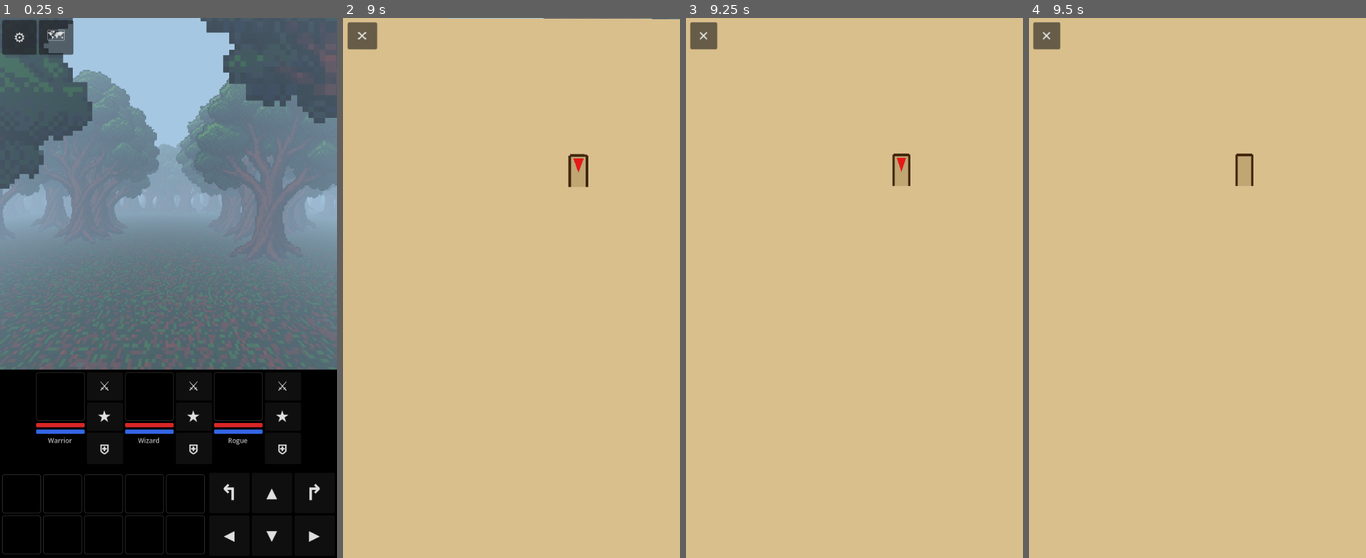
Above: before the commit, frames 1-4 (left to right).
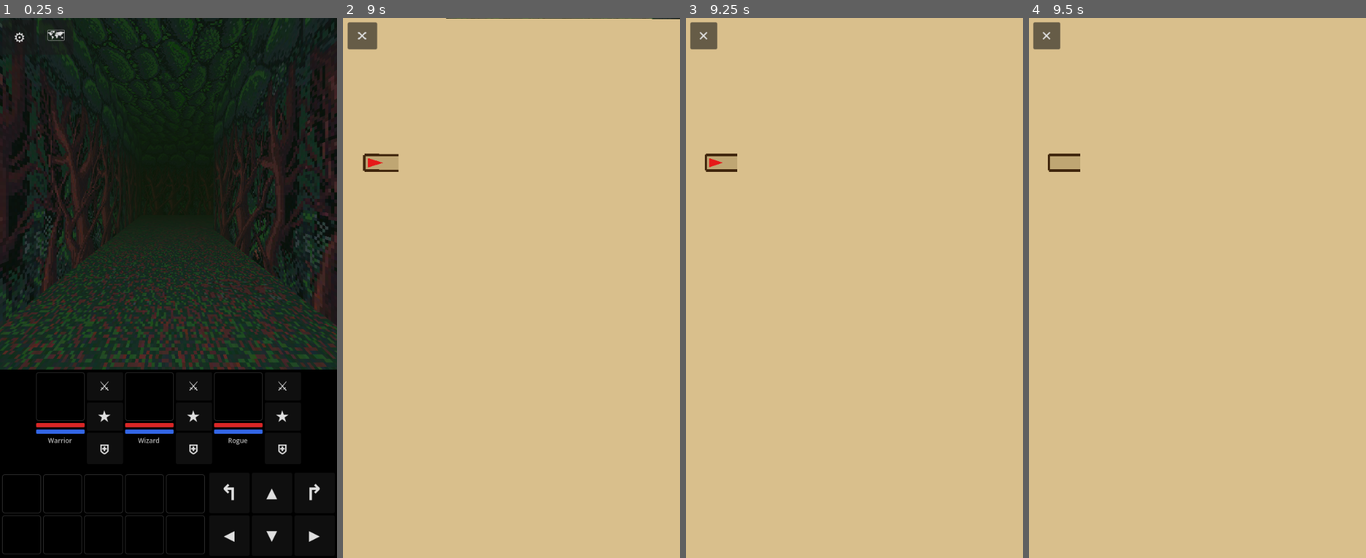
Above: after the commit, the same moments.

Repository: mael-nagot/beyond-the-last-lantern
Game: Godot game, scene res://scenes/game.tscn
Two runs of this game, one before a commit and one after it. Both use one fixed random seed, a clock stepped at 60 frames per second and the inputs below.
Inputs (mouse positions are in pixels of both pictures, inside the frame that each line leads up to):
- Up to frame 1 (0.25 s): no input
- Up to frame 2 (9 s): click (363, 493) at 0.52 s; click (407, 493) at 1.27 s; click (447, 493) at 2.02 s; click (487, 493) at 2.77 s; click (528, 493) at 3.52 s; click (363, 536) at 4.27 s; click (407, 536) at 5.02 s; click (447, 536) at 5.77 s; click (487, 536) at 6.52 s; click (528, 536) at 7.27 s; click "⚙" at 8 s; click "🗺" at 8.75 s
- Up to frame 3 (9.25 s): no input
- Up to frame 4 (9.5 s): no input

The runs differ from the first frame. In frame 1, 65% of the frame differs, in the area x 0-100%, y 0-66%; in frame 2, 0.8%; in frame 3, 0.6%; in frame 4, 0.6%.

Commit message:
Fix editor warnings + Tween-with-no-Tweeners spam
- Rename shadowing locals (`hash`, `size`) and unused params (`tex`, `delta`)
- Annotate intentional integer divisions in LevelGenerator
- Cast `_saved_env_background_mode` to `Environment.BGMode`
- Correct stale Hud.tscn UID for Hud.gd
- Make `_refresh_item_positions` create its tween lazily so passing through
  item-free cells stops emitting "started with no Tweeners" every step/turn
- Game.gd: revert active biome to forest

Co-Authored-By: Claude Opus 4.7 <noreply@anthropic.com>

Diff:
--- a/scripts/BiomeTextureEntry.gd
+++ b/scripts/BiomeTextureEntry.gd
@@ -106,12 +106,12 @@
 	var total: int = 0
 	for entry in entries:
 		total += max(0, entry.weight)
-	var hash: int = ((cell_pos.x * 7919) ^ (cell_pos.y * 6271)) & 0x7FFFFFFF
+	var cell_hash: int = ((cell_pos.x * 7919) ^ (cell_pos.y * 6271)) & 0x7FFFFFFF
 	# Degenerate: every entry has weight 0. Fall back to uniform pick
 	# so the quad still gets a texture instead of crashing.
 	if total <= 0:
-		return entries[hash % entries.size()]
-	var roll: int = hash % total
+		return entries[cell_hash % entries.size()]
+	var roll: int = cell_hash % total
 	var cumulative: int = 0
 	for entry in entries:
 		cumulative += max(0, entry.weight)
--- a/scripts/DungeonView.gd
+++ b/scripts/DungeonView.gd
@@ -859,7 +859,7 @@
 			result.append(Vector3(cxr, 0.0, rz))
 	return result
 
-func _natural_hole_world_size(tex: Texture2D, data: TrapData, slot_count: int) -> float:
+func _natural_hole_world_size(_tex: Texture2D, data: TrapData, slot_count: int) -> float:
 	# Fallback when the designer leaves hole_world_size at 0. Sizes
 	# the hole so a 2×2 grid roughly fills the cell — good default.
 	# Larger grids shrink each tile; smaller grids leave breathing
@@ -1142,7 +1142,7 @@
 # both endpoints of a pair (so a single warp pair pulses as one
 # creature) but offset between pairs (so two pairs in view don't pulse
 # in lockstep).
-func _update_teleporter_pulse(delta: float) -> void:
+func _update_teleporter_pulse(_delta: float) -> void:
 	if _teleporter_visuals.is_empty():
 		return
 	var t: float = Time.get_ticks_msec() / 1000.0
@@ -1788,9 +1788,11 @@
 	if _item_tween != null and _item_tween.is_valid():
 		_item_tween.kill()
 		_item_tween = null
-	if animated:
-		_item_tween = create_tween()
-		_item_tween.set_parallel(true)
+	# Tween is created lazily on the first sprite that actually needs to
+	# move. Creating it up-front would emit a "started with no Tweeners"
+	# error whenever the player moves through a room with no items (or
+	# where no item changed cell-residency) — that path was firing on
+	# every step and turn.
 	for grid_pos in _item_sprites.keys():
 		var cell: GridCell = generator.get_cell(grid_pos.x, grid_pos.y)
 		if cell == null:
@@ -1807,6 +1809,9 @@
 				continue
 			var target_pos: Vector3 = _item_world_position(grid_pos, i, inst)
 			if animated and sprite.position != target_pos:
+				if _item_tween == null:
+					_item_tween = create_tween()
+					_item_tween.set_parallel(true)
 				_item_tween.tween_property(sprite, "position", target_pos, 0.12)
 			else:
 				sprite.position = target_pos
@@ -1904,7 +1909,7 @@
 		env.sky = null
 		return
 
-	env.background_mode = _saved_env_background_mode
+	env.background_mode = _saved_env_background_mode as Environment.BGMode
 	env.background_color = _saved_env_background_color
 	env.sky = _saved_env_sky
 
--- a/scripts/Game.gd
+++ b/scripts/Game.gd
@@ -65,8 +65,8 @@
 		push_error("Required node missing")
 		return
 
-	# var biome = load("res://assets/biomes/forest.tres")
-	var biome = load("res://assets/biomes/sparse_forest.tres")
+	var biome = load("res://assets/biomes/forest.tres")
+	# var biome = load("res://assets/biomes/sparse_forest.tres")
 	if biome == null:
 		push_error("Game: failed to load biome resource")
 		return
--- a/scripts/LevelGenerator.gd
+++ b/scripts/LevelGenerator.gd
@@ -2190,6 +2190,7 @@
 				var lo := 0
 				var hi := open.size()
 				while lo < hi:
+					@warning_ignore("integer_division")
 					var mid := (lo + hi) / 2
 					if open[mid][0] < new_dist:
 						lo = mid + 1
@@ -3466,6 +3467,7 @@
 		# Pick from the top quartile to add seed-to-seed variety while
 		# still biasing toward balanced splits. With 20 candidates the
 		# top 5 typically share similar "smaller component" sizes.
+		@warning_ignore("integer_division")
 		var top_n: int = max(1, scored.size() / 4)
 		var pick_entry: Dictionary = scored[randi() % top_n]
 		var cand: Vector2i = pick_entry["cell"]
--- a/scripts/MapPopup.gd
+++ b/scripts/MapPopup.gd
@@ -531,9 +531,9 @@
 	# cell, same launcher-cyan tint as the launcher arrow so the
 	# developer reads them as a pair. Centred and sized to ~40% of the
 	# cell so it doesn't overpower other markers (chests, levers).
-	var size: float = cell_size * 0.4
+	var marker_size: float = cell_size * 0.4
 	var center: Vector2 = rect_pos + Vector2(cell_size * 0.5, cell_size * 0.5)
-	var marker_rect := Rect2(center - Vector2(size, size) * 0.5, Vector2(size, size))
+	var marker_rect := Rect2(center - Vector2(marker_size, marker_size) * 0.5, Vector2(marker_size, marker_size))
 	var color := Color(0.20, 0.65, 0.85)  # same launcher cyan
 	map_draw.draw_rect(marker_rect, color)
 	var border := Color(color.r * 0.5, color.g * 0.5, color.b * 0.5)
Not shown: 1 places in scenes/Hud.tscn that only renumber resources
